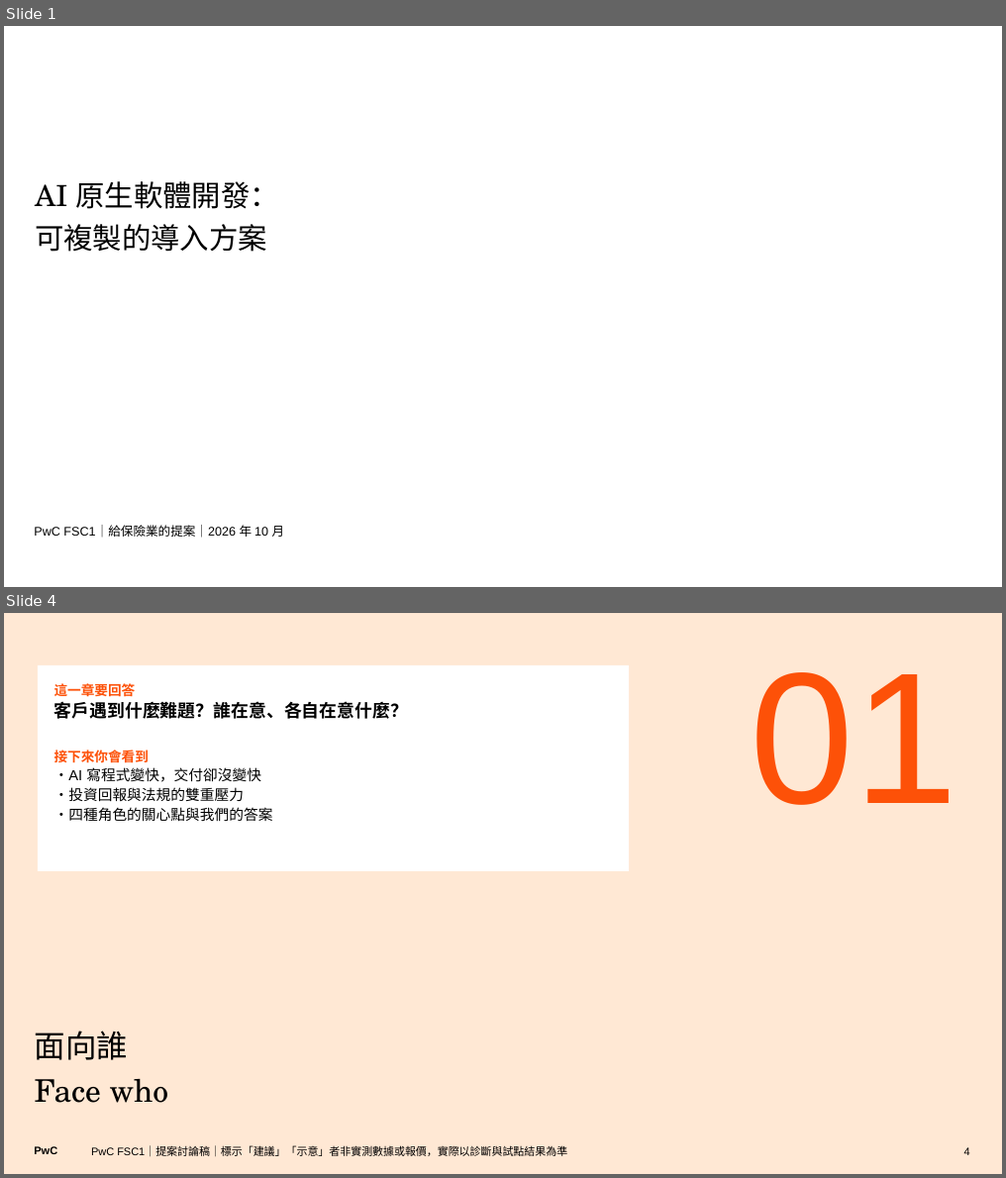
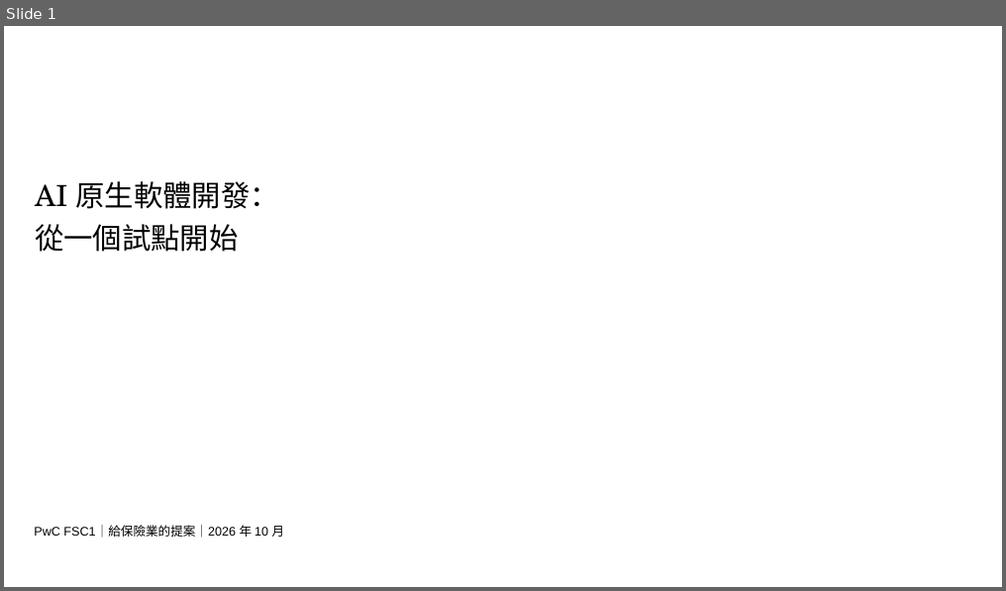
Before and after one commit to Robshao/PwC_FSC1, a slide deck: research/ai-native-sdlc/AI原生開發_客戶提案簡報.pptx. Shown one above the other, each under a label of ours: slides 1 and 4 before the commit, slide 1 after it; the slides between them are not shown. The pictures are 1006x1178 and 1006x591 pixels, drawn with LibreOffice and Linux fonts; fonts in the diff are those of the drawing; background and template pictures are left out. Boxes give left, top, right and bottom in pixels: in the first picture for what was removed or moved away, otherwise in the second. Text is boxed around its words. In the diff, an @@ line names an element or a change of style, - is before the commit and + after.

```diff
--- a/research/ai-native-sdlc/AI原生開發_客戶提案簡報.pptx
+++ b/research/ai-native-sdlc/AI原生開發_客戶提案簡報.pptx
@@ slide 4 removed at [4,613,1002,1174], background #FFE8D4 @@
@@ rectangle removed at [38,665,629,871] @@
-這一章要回答
-客戶遇到什麼難題？誰在意、各自在意什麼？
-接下來你會看到
-・AI 寫程式變快，交付卻沒變快
-・投資回報與法規的雙重壓力
-・四種角色的關心點與我們的答案
@@ text removed at [750,672,958,805] @@
-01
@@ title removed at [35,1031,168,1103] @@
-面向誰
-Face who
@@ text removed at [34,1147,57,1155] @@
-PwC
@@ text removed at [91,1147,567,1157] @@
-PwC FSC1｜提案討論稿｜標示「建議」「示意」者非實測數據或報價，實際以診斷與試點結果為準
@@ page number removed at [964,1148,970,1156] @@
-4
@@ slide 1 changed as well @@
@@ title at [35,224,239,252]: text changed @@
-可複製的導入方案
+從一個試點開始
```
Also in this commit, not shown: 10 other slides changed, 5 slides added, 14 other slides removed, 7 other files.
